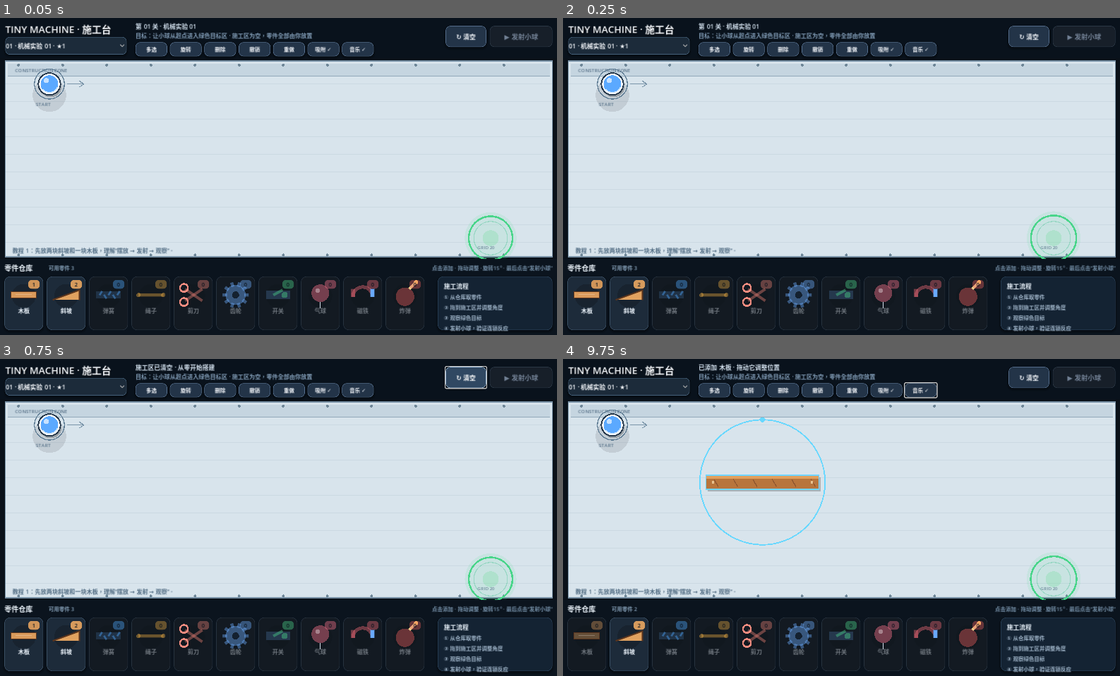
Above: before the commit, frames 1-4 (two rows, left to right).
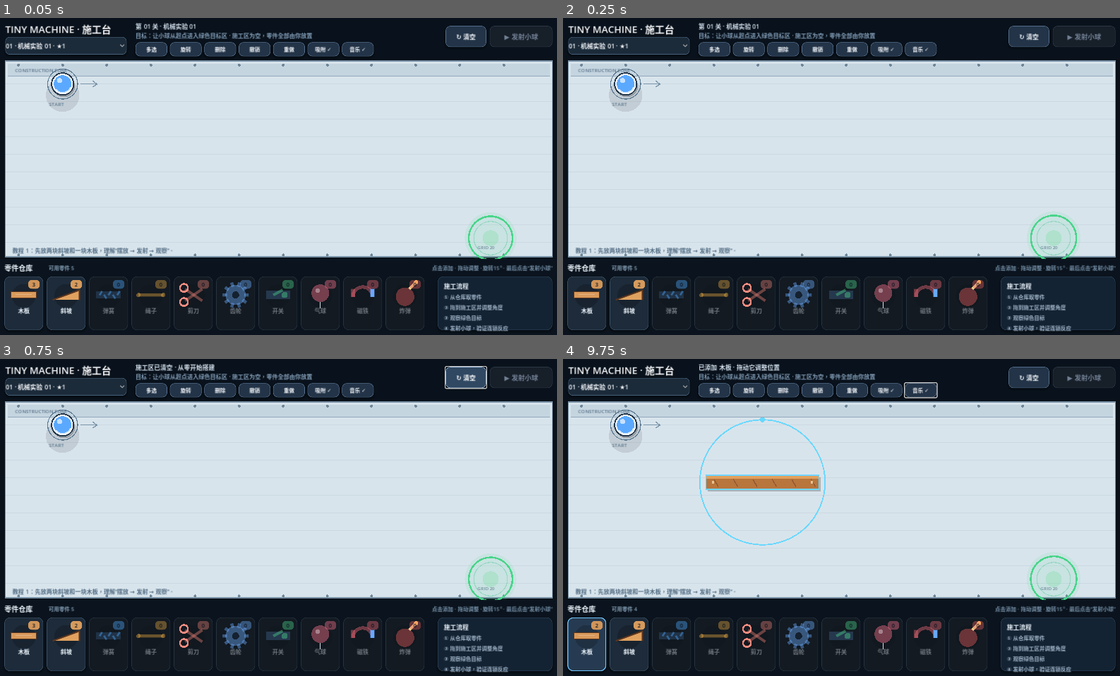
Above: after the commit, the same moments.

Repository: passwall787-del/tiny-machine
Game: Godot game, scene res://main.tscn
Same seed, same stepped clock (60 frames per second), same inputs: the game is played once before the commit and once after it.
Inputs (mouse positions are in pixels of both pictures, inside the frame that each line leads up to):
- Up to frame 1 (0.05 s): no input
- Up to frame 2 (0.25 s): no input
- Up to frame 3 (0.75 s): click "↻ 清空" at 0.5 s
- Up to frame 4 (9.75 s): click "01 · 机械实验 01 · ★1" at 1.25 s; click "多选" at 2 s; click "多选 ✓" at 2.75 s; click "旋转" at 3.5 s; click "删除" at 4.25 s; click "撤销" at 5 s; click "重做" at 5.75 s; click "吸附 ✓" at 6.5 s; click "吸附" at 7.25 s; click "音乐 ✓" at 8 s; click "音乐" at 8.75 s; click (585, 644) at 9.52 s

The runs differ from the first frame. In frame 1, 0.5% of the frame differs, in the area x 5-18%, y 16-85%; in frame 2, 0.5%; in frame 3, 0.5%; in frame 4, 1.7%, in the area x 0-18%, y 16-99%.

Commit message:
fix: rebuild automated solution path for the new empty-start board

Diff:
--- a/level_data.gd
+++ b/level_data.gd
@@ -7,7 +7,7 @@
 var tutorial: bool = false
 var pattern: String = "basic"
 var slope_count: int = 2
-var start_position := Vector2(120, 150)
+var start_position := Vector2(150, 150)
 var goal_position := Vector2(1120, 500)
 var goal_radius: float = 48.0
 var pieces: Array[Dictionary] = []
@@ -24,17 +24,15 @@
     level.slope_count = maxi(2, int(raw.get("slope_count", 2)))
 
     var start: Dictionary = raw.get("start", {})
-    level.start_position = Vector2(float(start.get("x", 120)), float(start.get("y", 150)))
+    level.start_position = Vector2(float(start.get("x", 150)), float(start.get("y", 150)))
     var goal: Dictionary = raw.get("goal", {})
     level.goal_position = Vector2(float(goal.get("x", 1120)), float(goal.get("y", 500)))
     level.goal_radius = float(goal.get("radius", 48))
 
     var raw_inventory: Dictionary = raw.get("inventory", {})
-    if raw_inventory.is_empty():
-        level.generate_inventory()
+    if raw_inventory.is_empty(): level.generate_inventory()
     else:
-        for kind in raw_inventory:
-            level.inventory[str(kind)] = maxi(0, int(raw_inventory[kind]))
+        for kind in raw_inventory: level.inventory[str(kind)] = maxi(0, int(raw_inventory[kind]))
 
     var raw_pieces: Array = raw.get("pieces", [])
     for item in raw_pieces:
@@ -45,8 +43,7 @@
     for item in raw_solution:
         if item is Dictionary:
             level.solution_pieces.append({"type":str(item.get("type","")),"x":float(item.get("x",0)),"y":float(item.get("y",0)),"r":float(item.get("r",0))})
-    if level.solution_pieces.is_empty():
-        level.generate_solution()
+    if level.solution_pieces.is_empty(): level.generate_solution()
     return level
 
 func generate_pattern() -> void:
@@ -56,14 +53,11 @@
     generate_solution()
 
 func generate_inventory() -> void:
-    inventory = {"board":1,"slope":slope_count}
+    inventory = {"board":3,"slope":slope_count}
     match pattern:
-        "basic":
-            pass
-        "step":
-            inventory["board"] = 2
-        "spring":
-            inventory["spring"] = 1
+        "basic": pass
+        "step": pass
+        "spring": inventory["spring"] = 1
         "switch":
             inventory["switch"] = 1
             inventory["spring"] = 1
@@ -74,12 +68,9 @@
         "rope":
             inventory["rope"] = 1
             inventory["scissors"] = 1
-        "air":
-            inventory["balloon"] = 1
-        "magnet":
-            inventory["magnet"] = 1
-        "bomb":
-            inventory["bomb"] = 1
+        "air": inventory["balloon"] = 1
+        "magnet": inventory["magnet"] = 1
+        "bomb": inventory["bomb"] = 1
         "combo":
             inventory["switch"] = 1
             inventory["gear"] = 1
@@ -89,27 +80,25 @@
 func generate_solution() -> void:
     solution_pieces.clear()
     var count := clampi(slope_count, 2, 5)
-    var spacing := 720.0 / float(count)
     for i in range(count):
-        var x := 270.0 + spacing * float(i)
-        var y := 220.0 + 58.0 * float(i)
+        var x := 200.0 + 150.0 * float(i)
+        var y := 220.0 + 55.0 * float(i)
         solution_pieces.append({"type":"slope","x":x,"y":y,"r":0.22})
-    solution_pieces.append({"type":"board","x":1030.0,"y":500.0,"r":0.0})
+
+    var last_x := 200.0 + 150.0 * float(count - 1)
+    var last_y := 220.0 + 55.0 * float(count - 1)
+    var board_positions := [
+        Vector2(last_x + 150.0, clampf(last_y + 90.0, 340.0, 500.0)),
+        Vector2(last_x + 360.0, clampf(last_y + 140.0, 400.0, 500.0)),
+        Vector2(last_x + 570.0, 500.0)
+    ]
+    var boards_to_use := 3 if count <= 3 else 2
+    if count >= 5: boards_to_use = 2
+    for i in range(boards_to_use):
+        solution_pieces.append({"type":"board","x":board_positions[i].x,"y":board_positions[i].y,"r":0.02})
 
 func to_dict() -> Dictionary:
-    var out: Dictionary = {
-        "id":id,
-        "title":title,
-        "difficulty":difficulty,
-        "tutorial":tutorial,
-        "pattern":pattern,
-        "slope_count":slope_count,
-        "start":{"x":start_position.x,"y":start_position.y},
-        "goal":{"x":goal_position.x,"y":goal_position.y,"radius":goal_radius},
-        "inventory":inventory.duplicate(true),
-        "pieces":[],
-        "solution":[]
-    }
+    var out: Dictionary = {"id":id,"title":title,"difficulty":difficulty,"tutorial":tutorial,"pattern":pattern,"slope_count":slope_count,"start":{"x":start_position.x,"y":start_position.y},"goal":{"x":goal_position.x,"y":goal_position.y,"radius":goal_radius},"inventory":inventory.duplicate(true),"pieces":[],"solution":[]}
     for p in pieces: out["pieces"].append(p.duplicate(true))
     for p in solution_pieces: out["solution"].append(p.duplicate(true))
     return out
@@ -126,8 +115,6 @@
     out.goal_position = goal_position
     out.goal_radius = goal_radius
     out.inventory = inventory.duplicate(true)
-    out.pieces.clear()
-    out.solution_pieces.clear()
     for p in pieces: out.pieces.append(p.duplicate(true))
     for p in solution_pieces: out.solution_pieces.append(p.duplicate(true))
     return out
